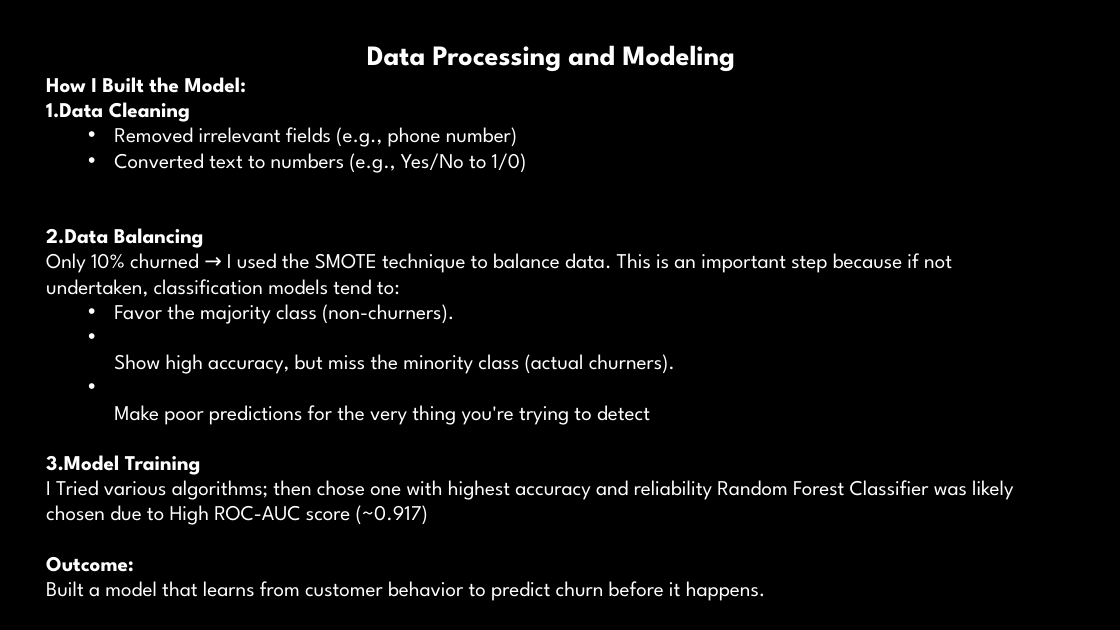
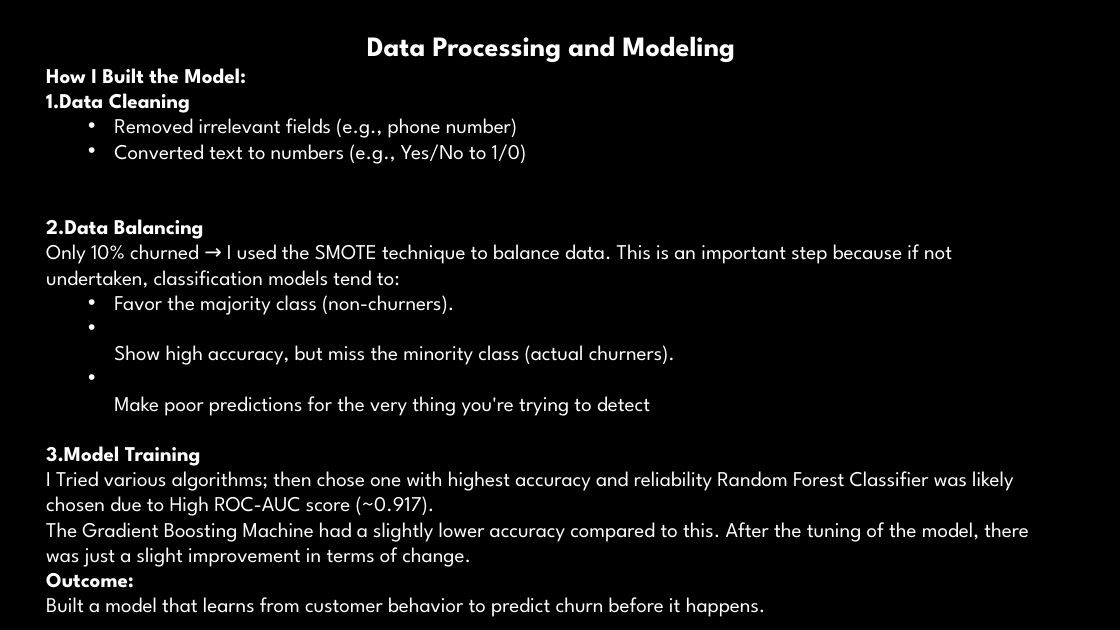
Before and after one commit to Kelvin-Shilisia/syriatel-churn-classifier, a slide deck: slide 4 of Churn Prediction in Telecom.pptx. Drawn at 1120x630 pixels with LibreOffice and Linux fonts; fonts in the diff are those of the drawing; background and template pictures are left out. Boxes give left, top, right and bottom in pixels: in the first picture for what was removed or moved away, otherwise in the second. Text is boxed around its words. In the diff, an @@ line names an element or a change of style, - is before the commit and + after.

Commit message:
2nd Model and tuning

```diff
--- a/Churn Prediction in Telecom.pptx
+++ b/Churn Prediction in Telecom.pptx
@@ text "Data Processing and Modeling": place and size @@
-text "Data Processing and Modeling" at (46,45,1014,601)
+text "Data Processing and Modeling" at (46,36,1029,617)
@@ text at (46,471,1029,567): text changed @@
-I Tried various algorithms; then chose one with highest accuracy and reliability Random Forest Classifier was likely chosen due to High ROC-AUC score (~0.917)
+I Tried various algorithms; then chose one with highest accuracy and reliability Random Forest Classifier was likely chosen due to High ROC-AUC score (~0.917).
+The Gradient Boosting Machine had a slightly lower accuracy compared to this. After the tuning of the model, there was just a slight improvement in terms of change.
```
Also in this commit, not shown: 1 other file.
